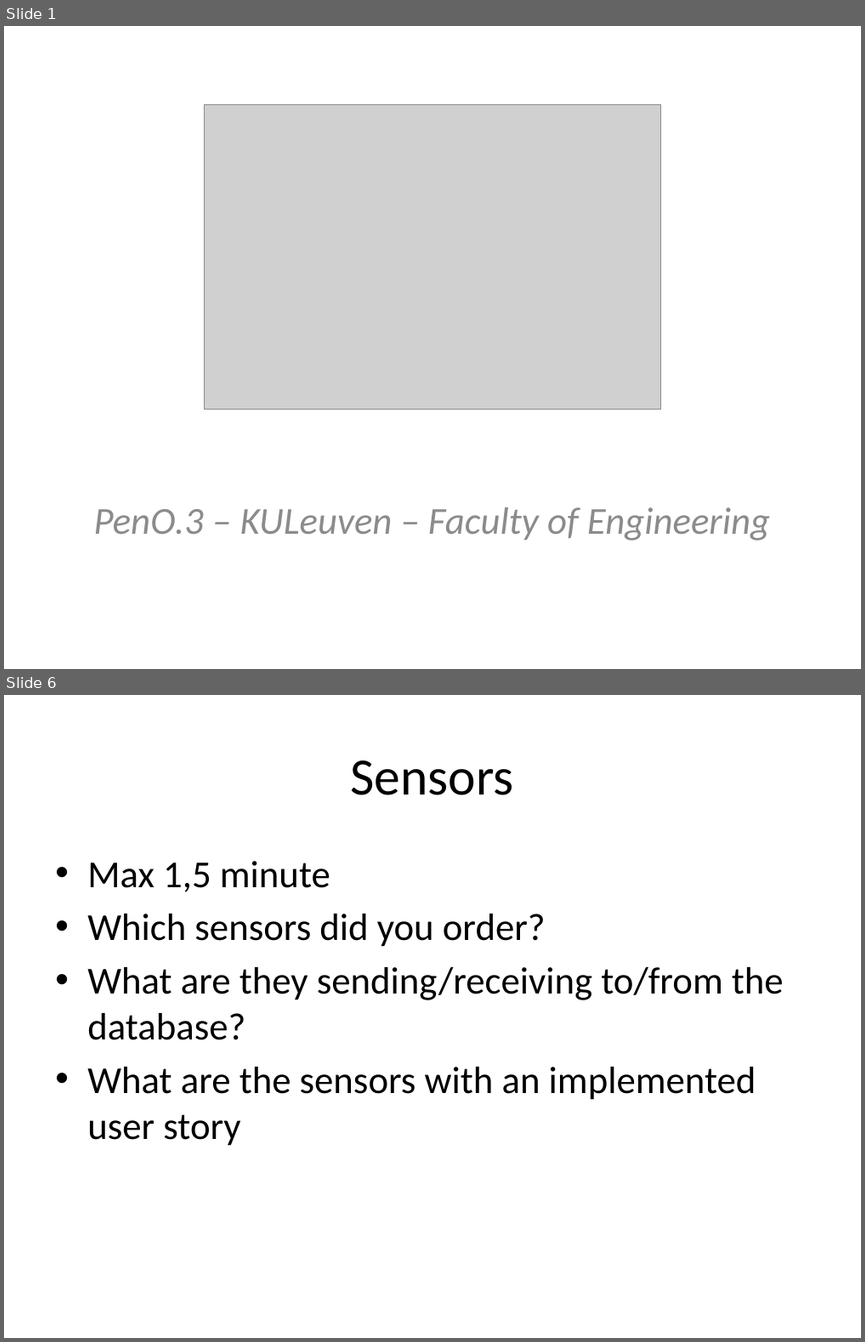
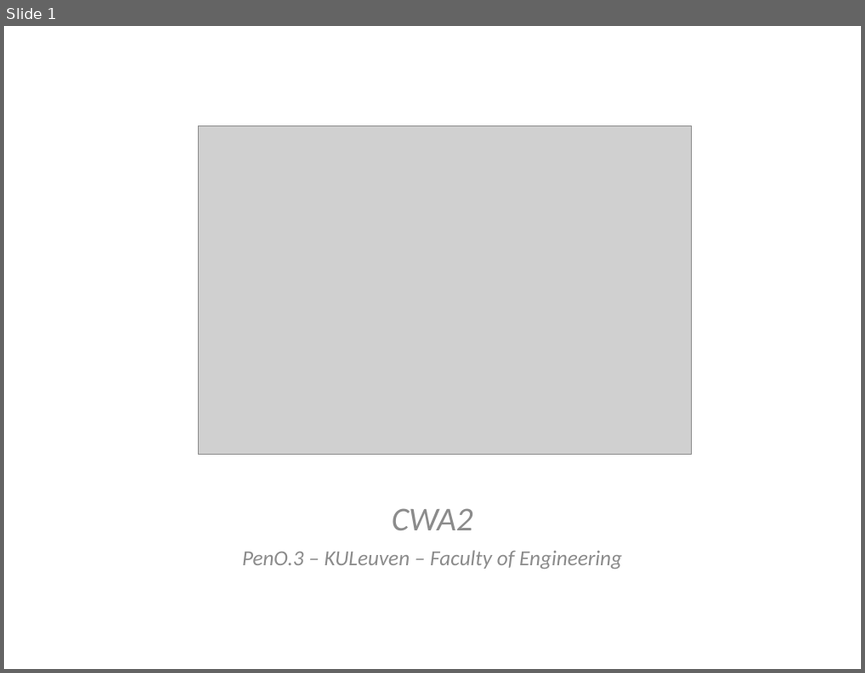
Before and after one commit to bicyclus/prototype1, a slide deck: Verslagen/intermediatedemo.pptx. Shown one above the other, each under a label of ours: slides 1 and 6 before the commit, slide 1 after it; the slides between them are not shown. The pictures are 865x1342 and 865x673 pixels, drawn with LibreOffice and Linux fonts; fonts in the diff are those of the drawing; grey boxes stand for pictures; background and template pictures are left out. Boxes give left, top, right and bottom in pixels: in the first picture for what was removed or moved away, otherwise in the second. Text is boxed around its words. In the diff, an @@ line names an element or a change of style, - is before the commit and + after.

```diff
--- a/Verslagen/intermediatedemo.pptx
+++ b/Verslagen/intermediatedemo.pptx
@@ slide 6 removed at box(4, 695, 861, 1338), background #FFFFFF @@
@@ title removed at box(351, 760, 514, 795) @@
-Sensors
@@ text removed at box(87, 861, 783, 1145) @@
-• Max 1,5 minute
-• Which sensors did you order?
-• What are they sending/receiving to/from the database?
-• What are the sensors with an implemented user story
@@ slide 1 changed as well @@
@@ picture: place and size @@
-picture at box(204, 105, 660, 409)
+picture at box(199, 125, 692, 454)
@@ text added at box(392, 508, 473, 530), 28 pt, text #8C8C8C, italic @@
+CWA2
@@ text "PenO.3 – KULeuven – Faculty ...": place and size @@
-text "PenO.3 – KULeuven – Faculty ..." at box(94, 507, 770, 540)
+text "PenO.3 – KULeuven – Faculty ..." at box(242, 550, 622, 568)
@@ text "PenO.3 – KULeuven – Faculty ..." at box(242, 550, 622, 568): size 32 to 18 pt; less space between paragraphs @@
```
Also in this commit, not shown: 4 other slides changed, 3 slides added, 4 other slides removed.
